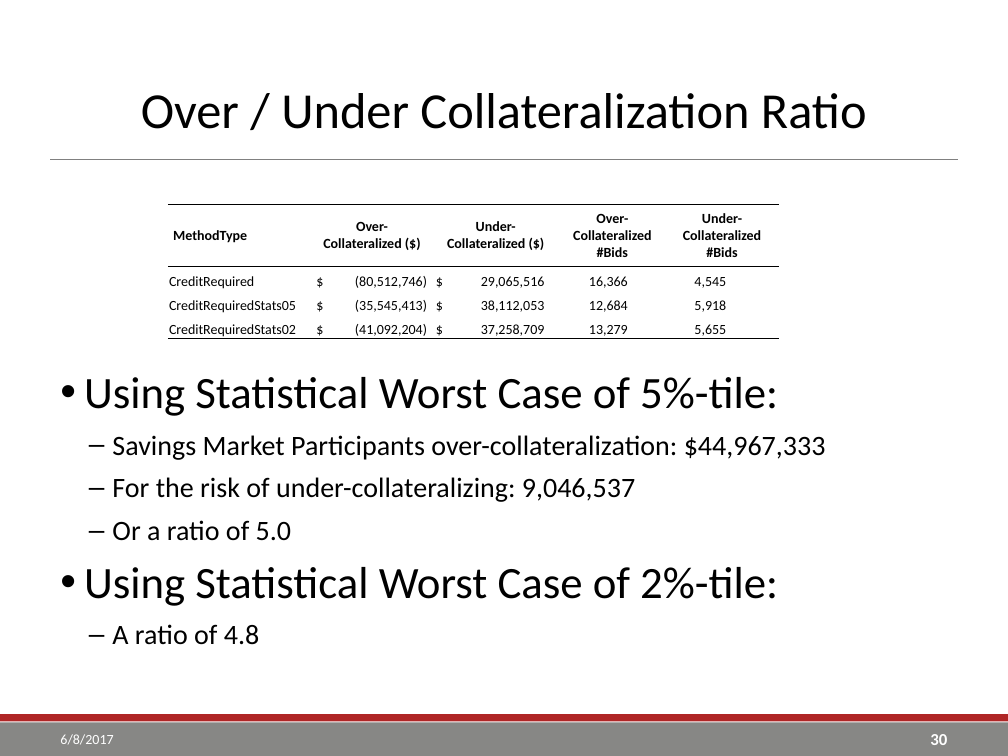
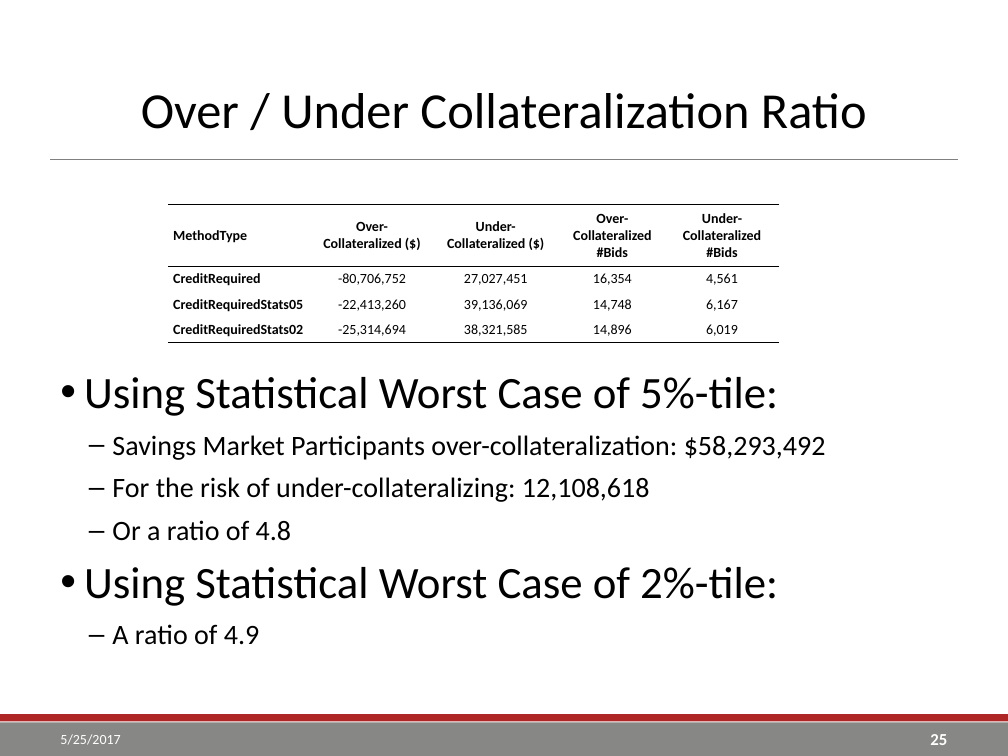
Before and after one commit to go-yohan/sppcredit, a slide deck: slide 25 of ppt/SPP TCR Reference Price Calculation.pptx (slide 30 before the commit). Drawn at 1008x756 pixels with LibreOffice and Linux fonts; fonts in the diff are those of the drawing; background and template pictures are left out. Boxes give left, top, right and bottom in pixels: in the first picture for what was removed or moved away, otherwise in the second. Text is boxed around its words. In the diff, an @@ line names an element or a change of style, - is before the commit and + after.

```diff
--- a/ppt/SPP TCR Reference Price Calculation.pptx
+++ b/ppt/SPP TCR Reference Price Calculation.pptx
@@ table at (x1=168, y1=205, x2=780, y2=341) @@
-row 2: CreditRequired | $ (80,512,746) | $ 29,065,516 | 16,366 | 4,545
+row 2: CreditRequired | -80,706,752 | 27,027,451 | 16,354 | 4,561
-row 3: CreditRequiredStats05 | $ (35,545,413) | $ 38,112,053 | 12,684 | 5,918
+row 3: CreditRequiredStats05 | -22,413,260 | 39,136,069 | 14,748 | 6,167
-row 4: CreditRequiredStats02 | $ (41,092,204) | $ 37,258,709 | 13,279 | 5,655
+row 4: CreditRequiredStats02 | -25,314,694 | 38,321,585 | 14,896 | 6,019
@@ bold on in "CreditRequired", "CreditRequiredStats05", "CreditRequiredStats02" @@
@@ text at (x1=112, y1=435, x2=826, y2=541): text changed @@
-  – Savings Market Participants over-collateralization: $44,967,333
-  – For the risk of under-collateralizing: 9,046,537
-  – Or a ratio of 5.0
+  – Savings Market Participants over-collateralization: $58,293,492
+  – For the risk of under-collateralizing: 12,108,618
+  – Or a ratio of 4.8
@@ text at (x1=112, y1=624, x2=259, y2=645): text changed @@
-  – A ratio of 4.8
+  – A ratio of 4.9
@@ text at (x1=60, y1=734, x2=120, y2=745): text changed @@
-6/8/2017
+5/25/2017
@@ page number at (x1=930, y1=734, x2=947, y2=745): text changed @@
-30
+25
```
Also in this commit, not shown: 34 other slides changed, 2 slides added, 21 slides removed, 8 other files.
